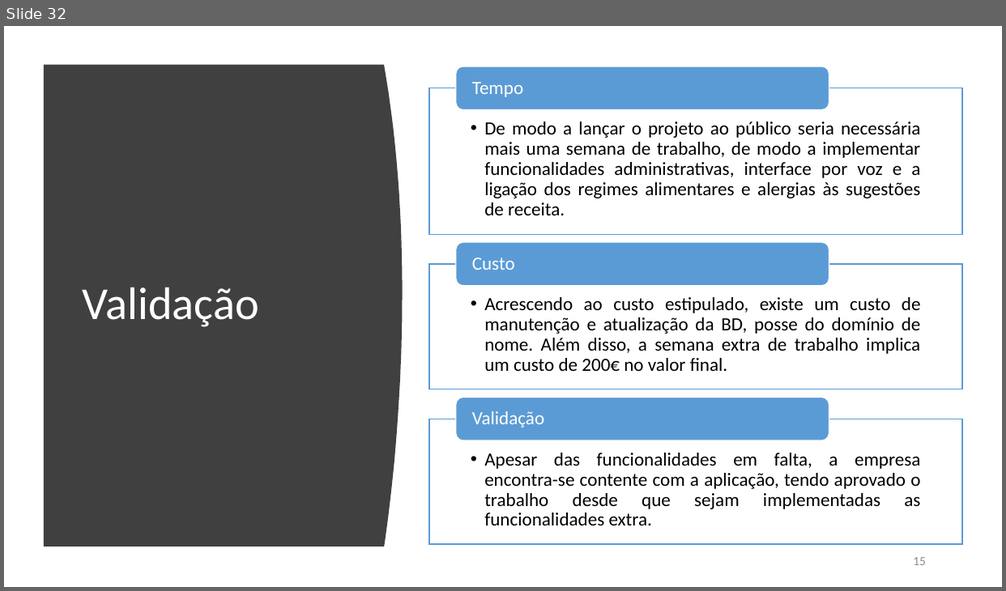
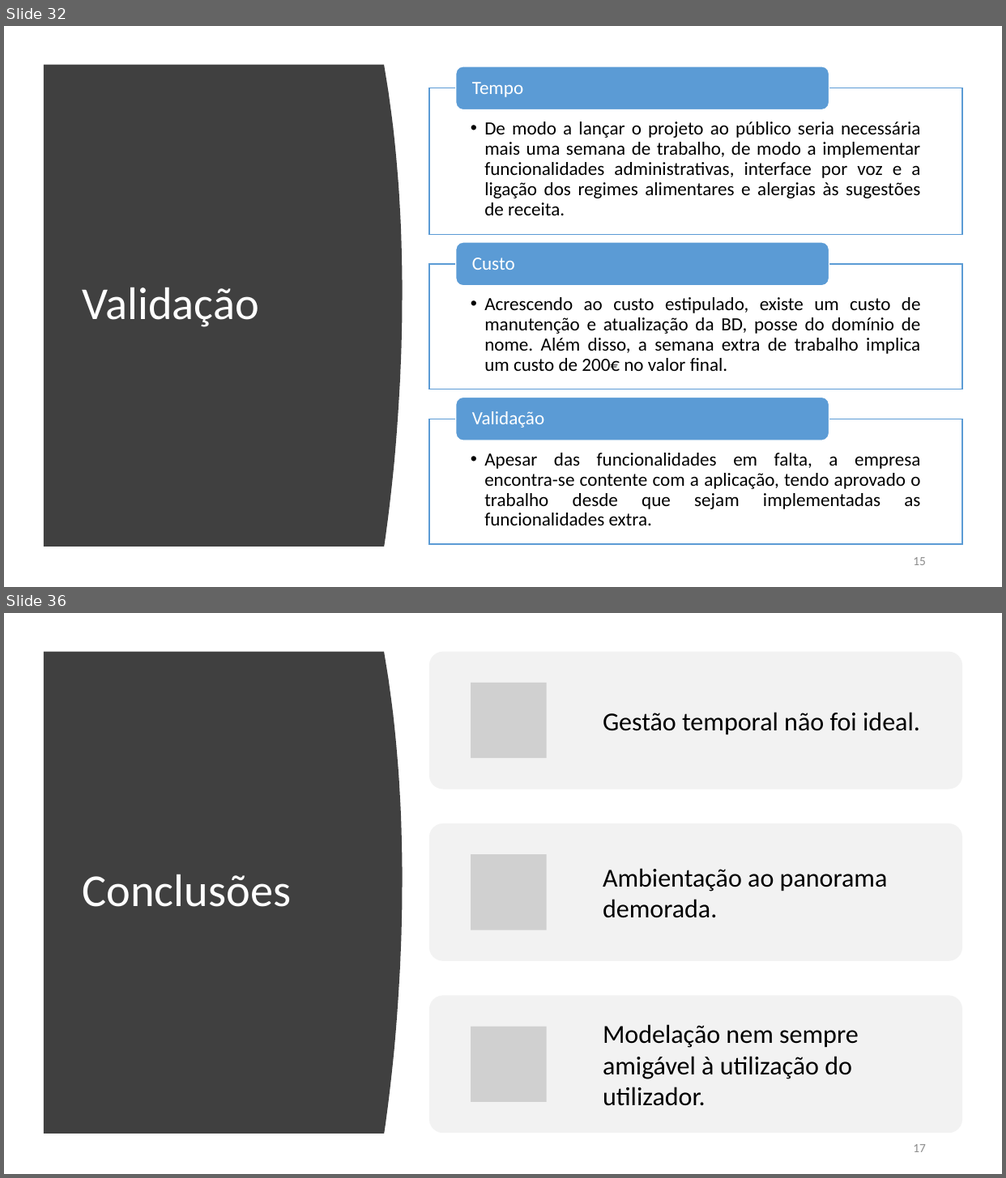
Before and after one commit to brunocv/MyChef, a slide deck: LI4_ppt_fase3.pptx. Shown one above the other, each under a label of ours: slide 32 before the commit, slides 32 and 36 after it; the slides between them are not shown. The pictures are 1006x591 and 1006x1178 pixels, drawn with LibreOffice and Linux fonts; fonts in the diff are those of the drawing; grey boxes stand for pictures. Boxes give left, top, right and bottom in pixels: in the first picture for what was removed or moved away, otherwise in the second. Text is boxed around its words. In the diff, an @@ line names an element or a change of style, - is before the commit and + after.

```diff
--- a/LI4_ppt_fase3.pptx
+++ b/LI4_ppt_fase3.pptx
@@ slide 36 added at bbox=[4, 613, 1002, 1174], background #FFFFFF @@
@@ freeform shape added at bbox=[44, 652, 403, 1134], fill #404040 @@
@@ title added at bbox=[82, 875, 291, 907], 44 pt, text #FFFFFF @@
+Conclusões
@@ group added at bbox=[429, 652, 962, 1133]: 3 rounded rectangles, 3 pictures, 3 texts @@
+Gestão temporal não foi ideal.
+Ambientação ao panorama demorada.
+Modelação nem sempre amigável à utilização do utilizador.
@@ text added at bbox=[913, 1144, 926, 1152], 12 pt, text #8C8C8C @@
+17
```
Also in this commit, not shown: 2 slides changed, 3 other slides added.
